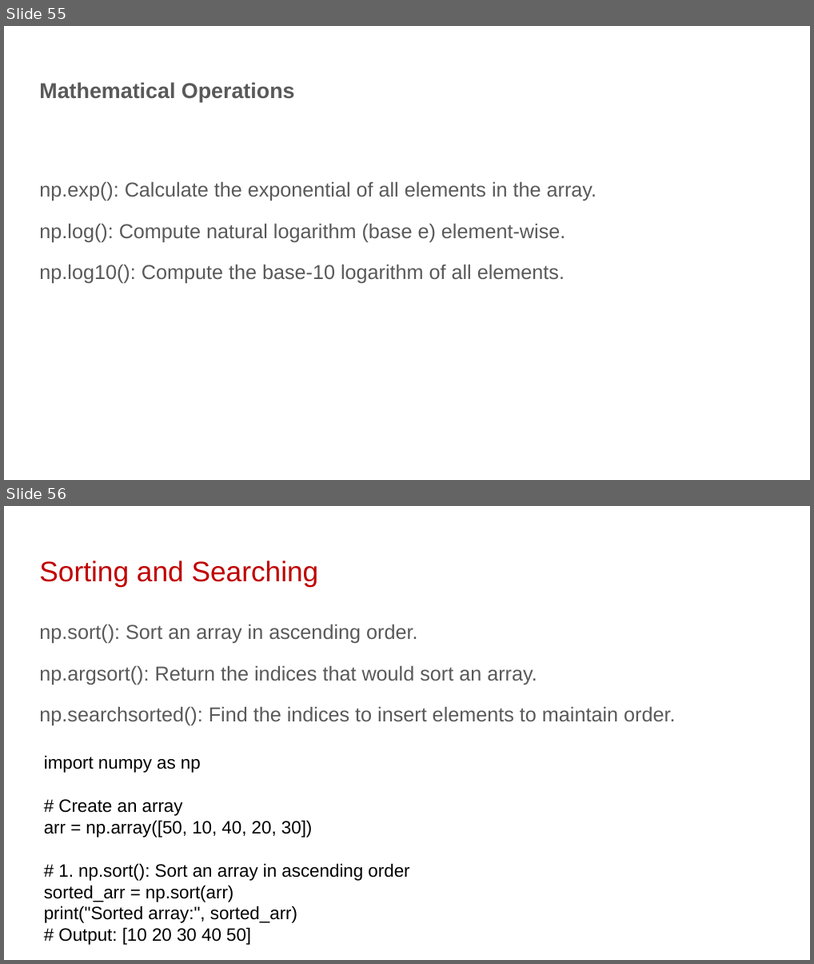
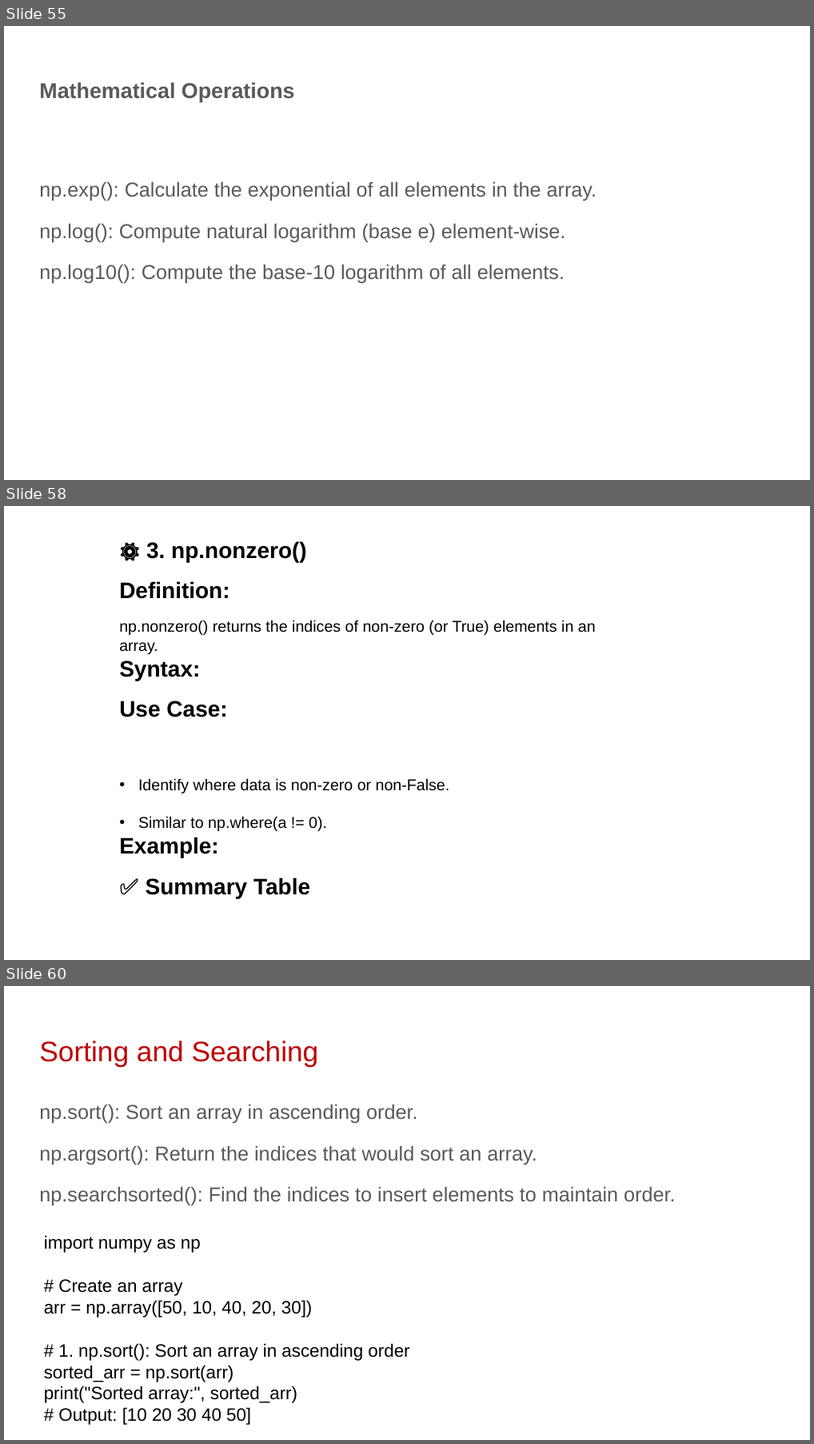
Before and after one commit to shahil04/ds_materials, a slide deck: 5.0_python_6.libraries/python_libraries/1.numpy/Numpy_class.pptx. Shown one above the other, each under a label of ours: slides 55 and 56 before the commit, slides 55, 58 and 60 after it; the slides between them are not shown. The pictures are 814x964 and 814x1444 pixels, drawn with LibreOffice and Linux fonts; fonts in the diff are those of the drawing. Boxes give left, top, right and bottom in pixels: in the first picture for what was removed or moved away, otherwise in the second. Text is boxed around its words. In the diff, an @@ line names an element or a change of style, - is before the commit and + after.

```diff
--- a/5.0_python_6.libraries/python_libraries/1.numpy/Numpy_class.pptx
+++ b/5.0_python_6.libraries/python_libraries/1.numpy/Numpy_class.pptx
@@ slide 58 added at bbox=[4, 506, 810, 960], background #FFFFFF @@
@@ text added at bbox=[119, 541, 596, 898], 14 pt, text #000000 @@
+⚙️ 3. np.nonzero()
+Definition:
+np.nonzero() returns the indices of non-zero (or True) elements in an array.
+Syntax:
+Use Case:
+• Identify where data is non-zero or non-False.
+• Similar to np.where(a != 0).
+Example:
+✅ Summary Table
@@ what was slide 56 is now slide 60 @@
```
Also in this commit, not shown: 3 other slides added, 40 other files.
